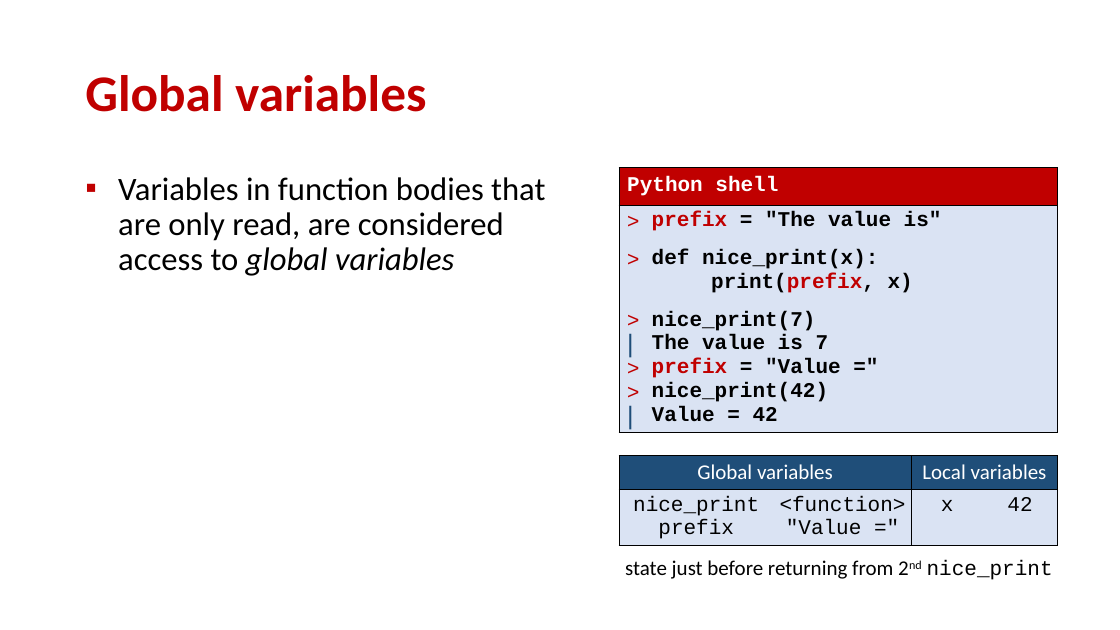
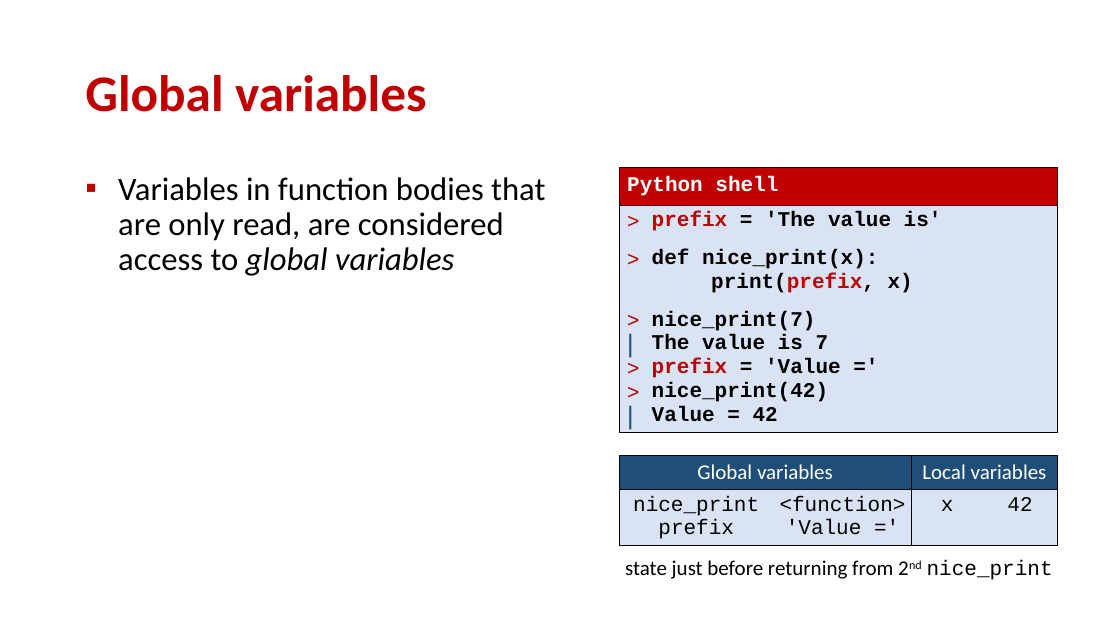
Before and after one commit to gsbrodal/gsbrodal.github.io, a slide deck: slide 6 of ipsa/slides/functions.pptx. Drawn at 1120x630 pixels with LibreOffice and Linux fonts; fonts in the diff are those of the drawing. Boxes give left, top, right and bottom in pixels: in the first picture for what was removed or moved away, otherwise in the second. Text is boxed around its words. In the diff, an @@ line names an element or a change of style, - is before the commit and + after.

```diff
--- a/ipsa/slides/functions.pptx
+++ b/ipsa/slides/functions.pptx
@@ table at [619,168,1058,444] @@
@@ row 2, column 1: "prefix = "The value is" / def nice_print(x): / print(prefix, x) / nice_print(7) / The value is 7 / prefix = "Value =" / nice_print(42) / Value = 42" to "prefix = 'The value is' / def nice_print(x): / print(prefix, x) / nice_print(7) / The value is 7 / prefix = 'Value =' / nice_print(42) / Value = 42" @@
@@ table at [619,455,1058,548] @@
@@ row 2, column 2: "<function> / "Value ="" to "<function> / 'Value ='" @@
```
Also in this commit, not shown: 8 other slides changed, 4 other files.
